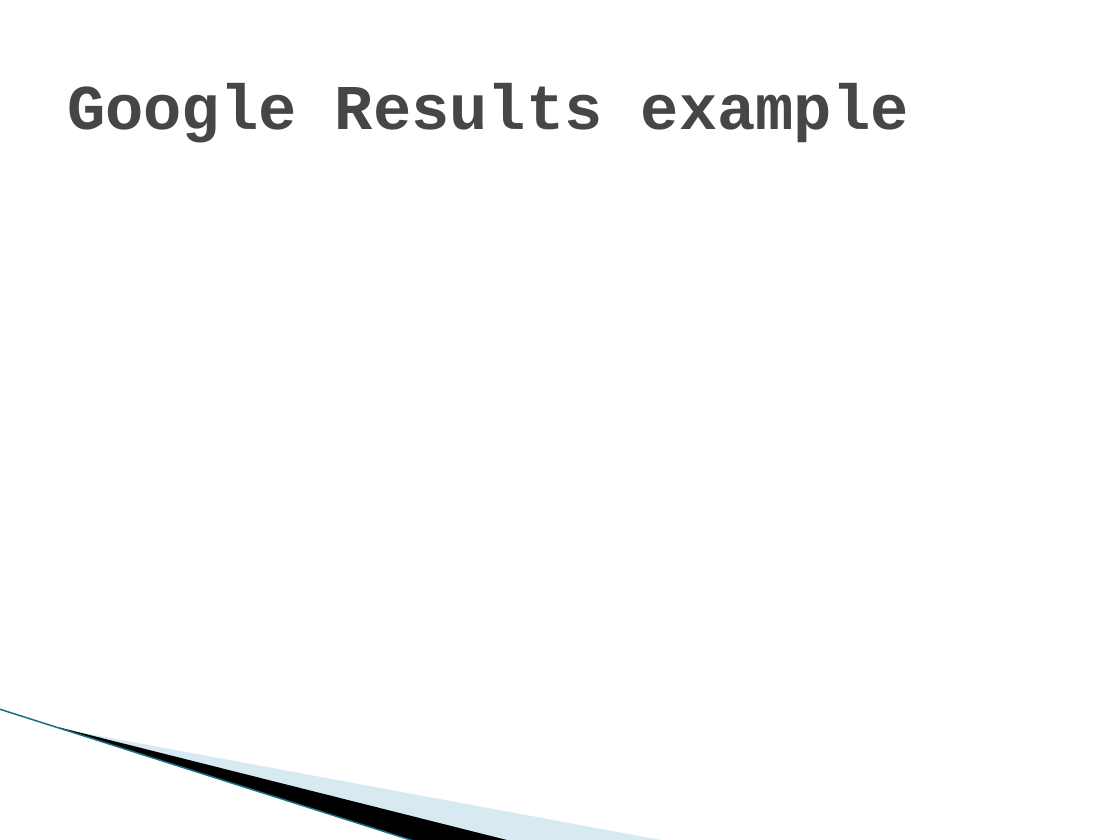
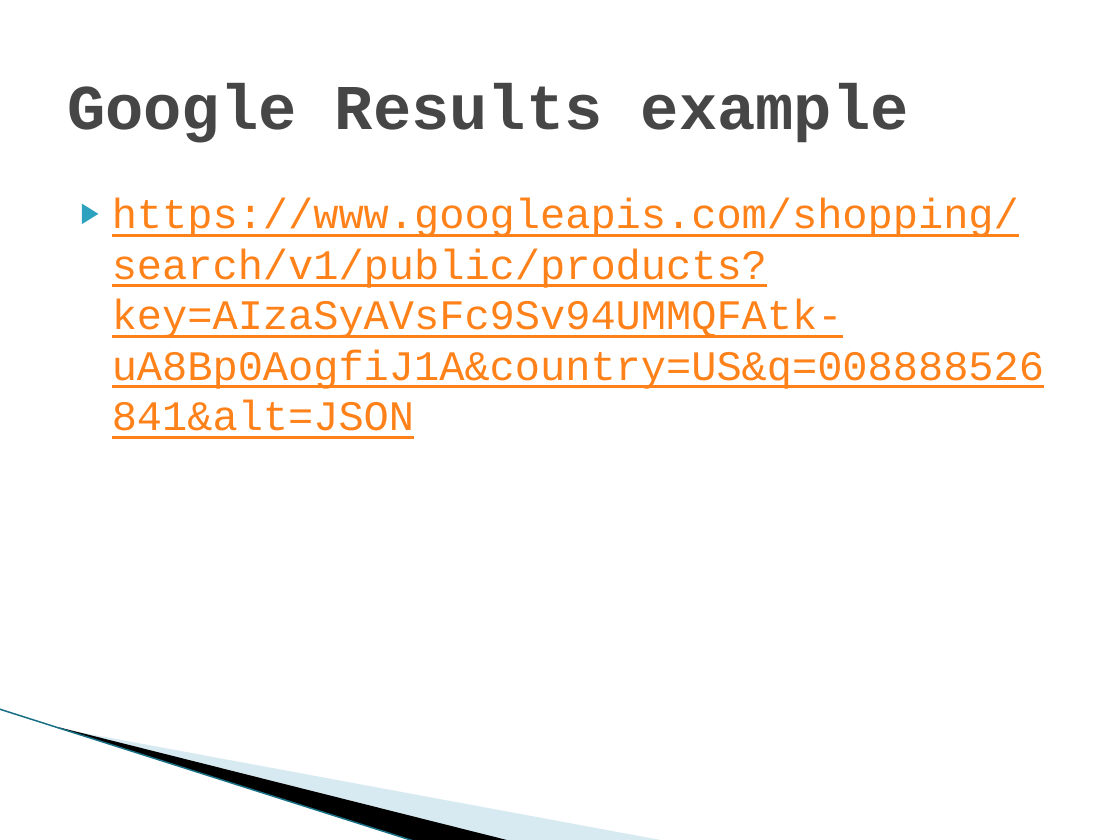
Before and after one commit to dodoherty339/Capstone-LH-NN-DO-NR, a slide deck: slide 10 of Documentation/Presentation12-9.pptx. Drawn at 1120x840 pixels with LibreOffice and Linux fonts; fonts in the diff are those of the drawing; background and template pictures are left out. Boxes give left, top, right and bottom in pixels: in the first picture for what was removed or moved away, otherwise in the second. Text is boxed around its words. In the diff, an @@ line names an element or a change of style, - is before the commit and + after.

Commit message:
updated presentation
Added link to the end

```diff
--- a/Documentation/Presentation12-9.pptx
+++ b/Documentation/Presentation12-9.pptx
@@ text added at [112,198,1044,439], 27 pt, text #FF8119, underline @@
+▶ https://www.googleapis.com/shopping/search/v1/public/products?key=AIzaSyAVsFc9Sv94UMMQFAtk-uA8Bp0AogfiJ1A&country=US&q=008888526841&alt=JSON
```
